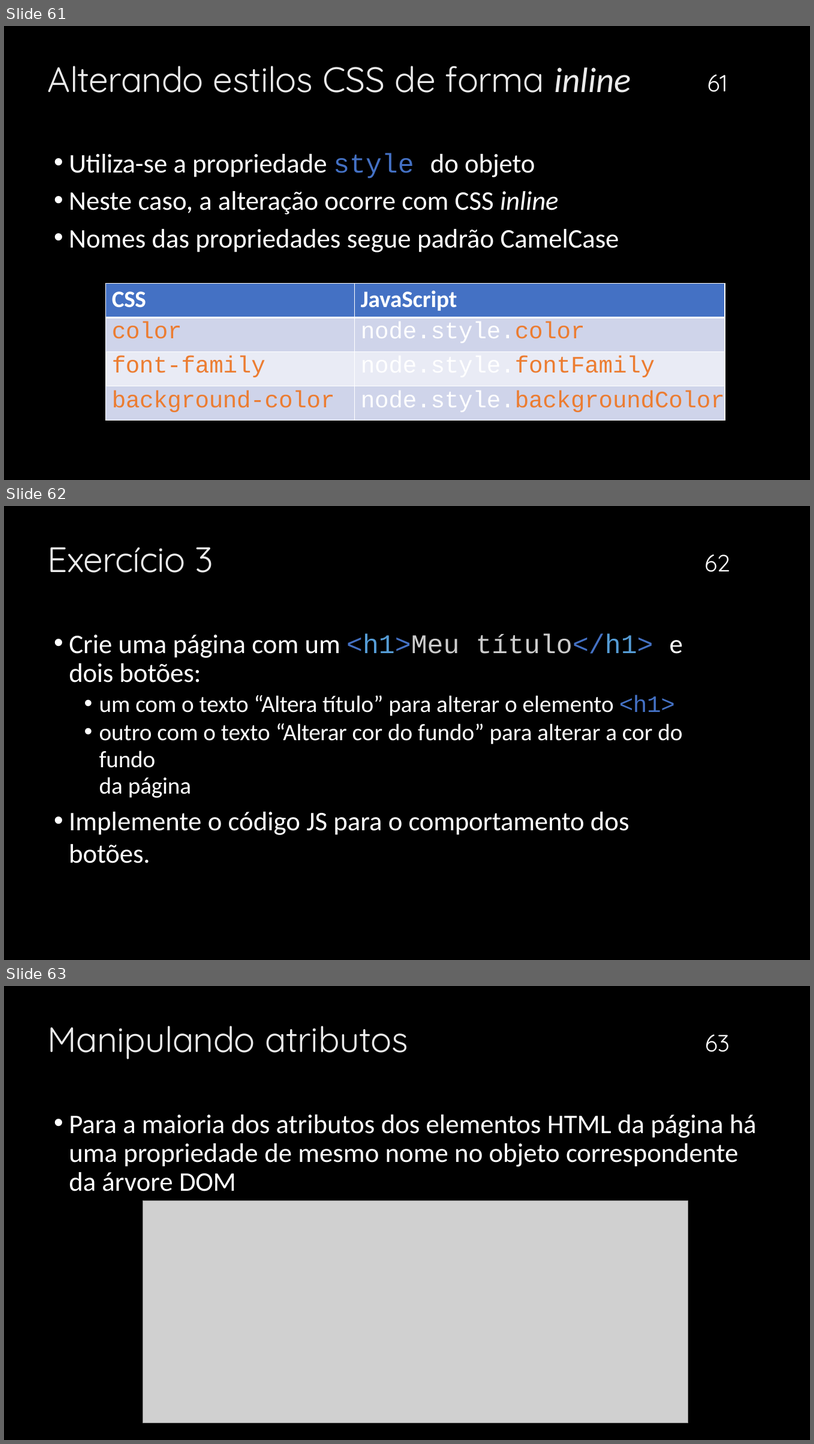
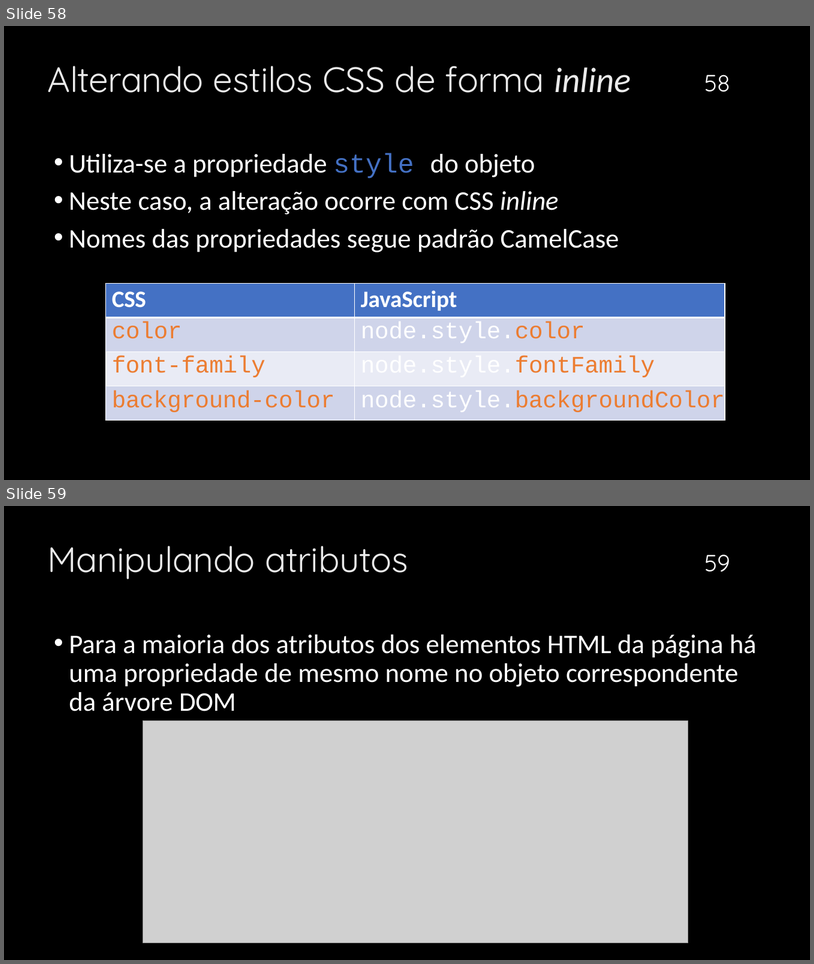
Before and after one commit to mizaelcarlos/Infonet---3-Ano-2025, a slide deck: Programação Client-Side/JavaScript.pptx. Shown one above the other, each under a label of ours: slides 61, 62 and 63 before the commit, slides 58 and 59 after it. The pictures are 814x1444 and 814x964 pixels, drawn with LibreOffice and Linux fonts; fonts in the diff are those of the drawing; grey boxes stand for pictures; background and template pictures are left out. Boxes give left, top, right and bottom in pixels: in the first picture for what was removed or moved away, otherwise in the second. Text is boxed around its words. In the diff, an @@ line names an element or a change of style, - is before the commit and + after.

```diff
--- a/Programação Client-Side/JavaScript.pptx
+++ b/Programação Client-Side/JavaScript.pptx
@@ slide 62 removed at box(4, 506, 810, 960), background picture (left out) @@
@@ title removed at box(48, 547, 214, 573) @@
-Exercício 3
@@ page number removed at box(705, 554, 731, 572) @@
-62
@@ text removed at box(69, 634, 683, 863) @@
-• Crie uma página com um <h1>Meu título</h1> e dois botões:
-  • um com o texto “Altera título” para alterar o elemento <h1>
-  • outro com o texto “Alterar cor do fundo” para alterar a cor do fundo
-da página
-• Implemente o código JS para o comportamento dos botões.
@@ what was slide 61 is now slide 58 @@
@@ page number at box(705, 75, 731, 92): text changed @@
-61
+58
@@ what was slide 63 is now slide 59 @@
@@ page number at box(705, 555, 731, 572): text changed @@
-63
+59
```
Also in this commit, not shown: 7 slides changed, 3 slides added, 1 other slide removed, 5 other files.
